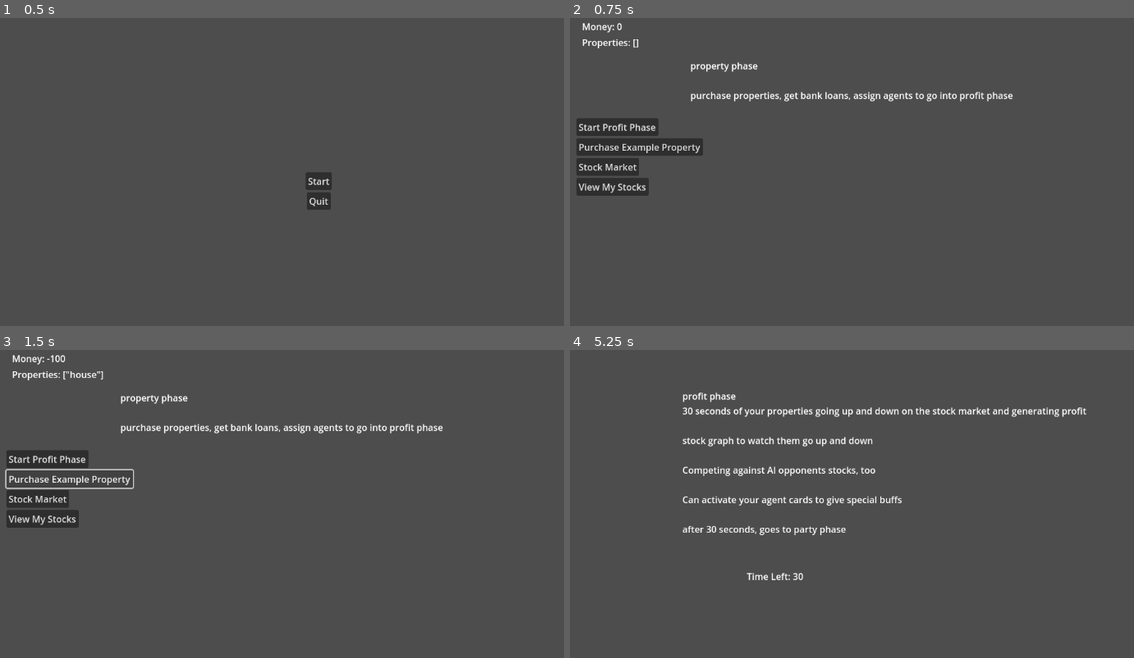
Above: before the commit, frames 1-4 (two rows, left to right).
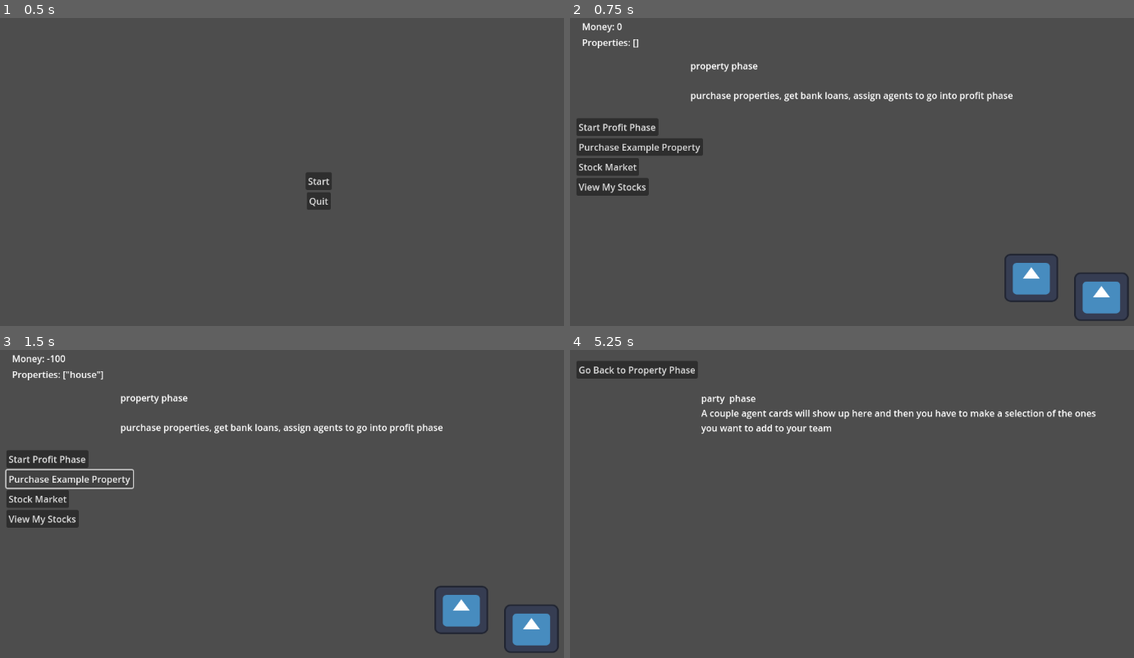
Above: after the commit, the same moments.

Repository: ARandomLemon/RushToRiches
Game: Godot game, scene res://Scenes/start_menu.tscn
The game is run twice, just before and just after one commit, with the same random seed, the same clock (stepped at 60 frames per second) and the same inputs. The engine's default icon, where the game draws it, is replaced by a stand-in: a white triangle on a blue panel in a dark square.
Inputs:
- Up to frame 1 (0.5 s): no input
- Up to frame 2 (0.75 s): click "Start" at 0.5 s
- Up to frame 3 (1.5 s): click "Purchase Example Property" at 1.25 s
- Up to frame 4 (5.25 s): click "Start Profit Phase" at 2 s; tap Enter at 2.75, 4.25 s; tap Space at 3.5, 5 s

Frame 1 is identical in both runs. In frame 2, 1.8% of the frame differs, in the area x 77-100%, y 76-99%; in frame 3, 1.8%; in frame 4, 4.6%, in the area x 1-94%, y 3-75%.
Error before the commit: Invalid assignment of property or key 'id' with value of type 'int' on a base object of type 'null instance'. (res://Scripts/Phases/property_phase.gd:12)

Commit message:
merged changes and fixed stupid ghost bug what the hell

Diff:
--- a/building.tscn
+++ b/Scenes/building.tscn
@@ -1,6 +1,6 @@
-[gd_scene load_steps=3 format=3 uid="uid://crflj85d1uwd8"]
+[gd_scene load_steps=3 format=3 uid="uid://cba6o0yxd3yij"]
 
-[ext_resource type="Script" path="res://building.gd" id="1_e2qva"]
+[ext_resource type="Script" path="res://Scripts/building.gd" id="1_e2qva"]
 [ext_resource type="Texture2D" uid="uid://81c0v327lxpd" path="res://icon.svg" id="2_yf72u"]
 
 [node name="Building" type="Node2D"]
--- a/Scenes/property_phase.tscn
+++ b/Scenes/property_phase.tscn
@@ -1,8 +1,9 @@
-[gd_scene load_steps=5 format=3 uid="uid://b2rywnh0rro0j"]
+[gd_scene load_steps=6 format=3 uid="uid://b2rywnh0rro0j"]
 
 [ext_resource type="Script" path="res://Scripts/Phases/property_phase.gd" id="1_vra2o"]
 [ext_resource type="Script" path="res://Scripts/globals.gd" id="2_qdl3r"]
 [ext_resource type="Script" path="res://Scripts/UI/user_interface.gd" id="3_tg0ud"]
+[ext_resource type="PackedScene" uid="uid://cba6o0yxd3yij" path="res://Scenes/building.tscn" id="4_5vo6a"]
 
 [sub_resource type="StyleBoxFlat" id="StyleBoxFlat_ugmh0"]
 bg_color = Color(0.607843, 0.607843, 0.607843, 0.435294)
@@ -194,6 +195,14 @@
 offset_bottom = -3.0
 columns = 10
 
+[node name="Building1" parent="." instance=ExtResource("4_5vo6a")]
+position = Vector2(948, 508)
+scale = Vector2(0.555, 0.555)
+
+[node name="Building2" parent="." instance=ExtResource("4_5vo6a")]
+position = Vector2(825, 475)
+scale = Vector2(0.55, 0.55)
+
 [connection signal="pressed" from="UI/MarginContainer/VBoxContainer/Profit Phase Button" to="UI" method="_on_profit_phase_button_pressed"]
 [connection signal="pressed" from="UI/MarginContainer/VBoxContainer/Buy Example Button" to="UI" method="_on_buy_example_button_pressed"]
 [connection signal="pressed" from="UI/MarginContainer/VBoxContainer/Stock Market" to="UI" method="_on_stock_market_button_pressed"]
--- a/Scripts/Phases/profit_phase.gd
+++ b/Scripts/Phases/profit_phase.gd
@@ -17,6 +17,6 @@
 	current_time = current_time - 1
 	if (current_time == 0):
 			current_time = 30
-			get_tree().change_scene_to_file("res://party_phase.tscn")
+			get_tree().change_scene_to_file("res://Scenes/party_phase.tscn")
 	$TimerLabel.text = "Time Left: " + str(current_time)
 	$Timer.start()
--- a/project.godot
+++ b/project.godot
@@ -23,6 +23,14 @@
 
 window/stretch/mode="viewport"
 
+[input]
+
+left_click={
+"deadzone": 0.5,
+"events": [Object(InputEventMouseButton,"resource_local_to_scene":false,"resource_name":"","device":-1,"window_id":0,"alt_pressed":false,"shift_pressed":false,"ctrl_pressed":false,"meta_pressed":false,"button_mask":0,"position":Vector2(0, 0),"global_position":Vector2(0, 0),"factor":1.0,"button_index":1,"canceled":false,"pressed":false,"double_click":false,"script":null)
+]
+}
+
 [rendering]
 
 renderer/rendering_method="mobile"
--- a/property_phase.tscn
+++ /dev/null
@@ -1,78 +0,0 @@
-[gd_scene load_steps=5 format=3 uid="uid://b2rywnh0rro0j"]
-
-[ext_resource type="Script" path="res://globals.gd" id="1_hofqa"]
-[ext_resource type="Script" path="res://user_interface.gd" id="1_ltdr3"]
-[ext_resource type="Script" path="res://property_phase.gd" id="1_oghfl"]
-[ext_resource type="PackedScene" uid="uid://crflj85d1uwd8" path="res://building.tscn" id="3_hjnqb"]
-
-[node name="Property Phase" type="Node2D"]
-script = ExtResource("1_oghfl")
-
-[node name="Player" type="Node" parent="."]
-script = ExtResource("1_hofqa")
-
-[node name="Label" type="Label" parent="."]
-offset_left = 227.0
-offset_top = 91.0
-offset_right = 936.0
-offset_bottom = 296.0
-text = "property phase
-
-purchase properties, get bank loans, assign agents to go into profit phase
-"
-
-[node name="UI" type="Control" parent="."]
-layout_mode = 3
-anchors_preset = 0
-offset_right = 1151.0
-offset_bottom = 648.0
-script = ExtResource("1_ltdr3")
-
-[node name="PropertyLabel" type="Label" parent="UI"]
-layout_mode = 0
-offset_left = 37.0
-offset_top = 50.0
-offset_right = 122.0
-offset_bottom = 73.0
-text = "Properties:"
-
-[node name="MoneyLabel" type="Label" parent="UI"]
-layout_mode = 0
-offset_left = 37.0
-offset_top = 22.0
-offset_right = 107.0
-offset_bottom = 45.0
-text = "Money:"
-
-[node name="MarginContainer" type="MarginContainer" parent="UI"]
-layout_mode = 0
-offset_left = 27.0
-offset_top = 195.0
-offset_right = 249.0
-offset_bottom = 302.0
-
-[node name="VBoxContainer" type="VBoxContainer" parent="UI/MarginContainer"]
-layout_mode = 2
-size_flags_horizontal = 0
-size_flags_vertical = 4
-
-[node name="Profit Phase Button" type="Button" parent="UI/MarginContainer/VBoxContainer"]
-layout_mode = 2
-size_flags_horizontal = 0
-size_flags_vertical = 4
-text = "Start Profit Phase"
-
-[node name="Buy Example Button" type="Button" parent="UI/MarginContainer/VBoxContainer"]
-layout_mode = 2
-text = "Purchase Example Property"
-
-[node name="Building1" parent="." instance=ExtResource("3_hjnqb")]
-position = Vector2(948, 508)
-scale = Vector2(0.555, 0.555)
-
-[node name="Building2" parent="." instance=ExtResource("3_hjnqb")]
-position = Vector2(825, 475)
-scale = Vector2(0.55, 0.55)
-
-[connection signal="pressed" from="UI/MarginContainer/VBoxContainer/Profit Phase Button" to="UI" method="_on_profit_phase_button_pressed"]
-[connection signal="pressed" from="UI/MarginContainer/VBoxContainer/Buy Example Button" to="UI" method="_on_buy_example_button_pressed"]
Renamed: building.gd -> Scripts/building.gd
